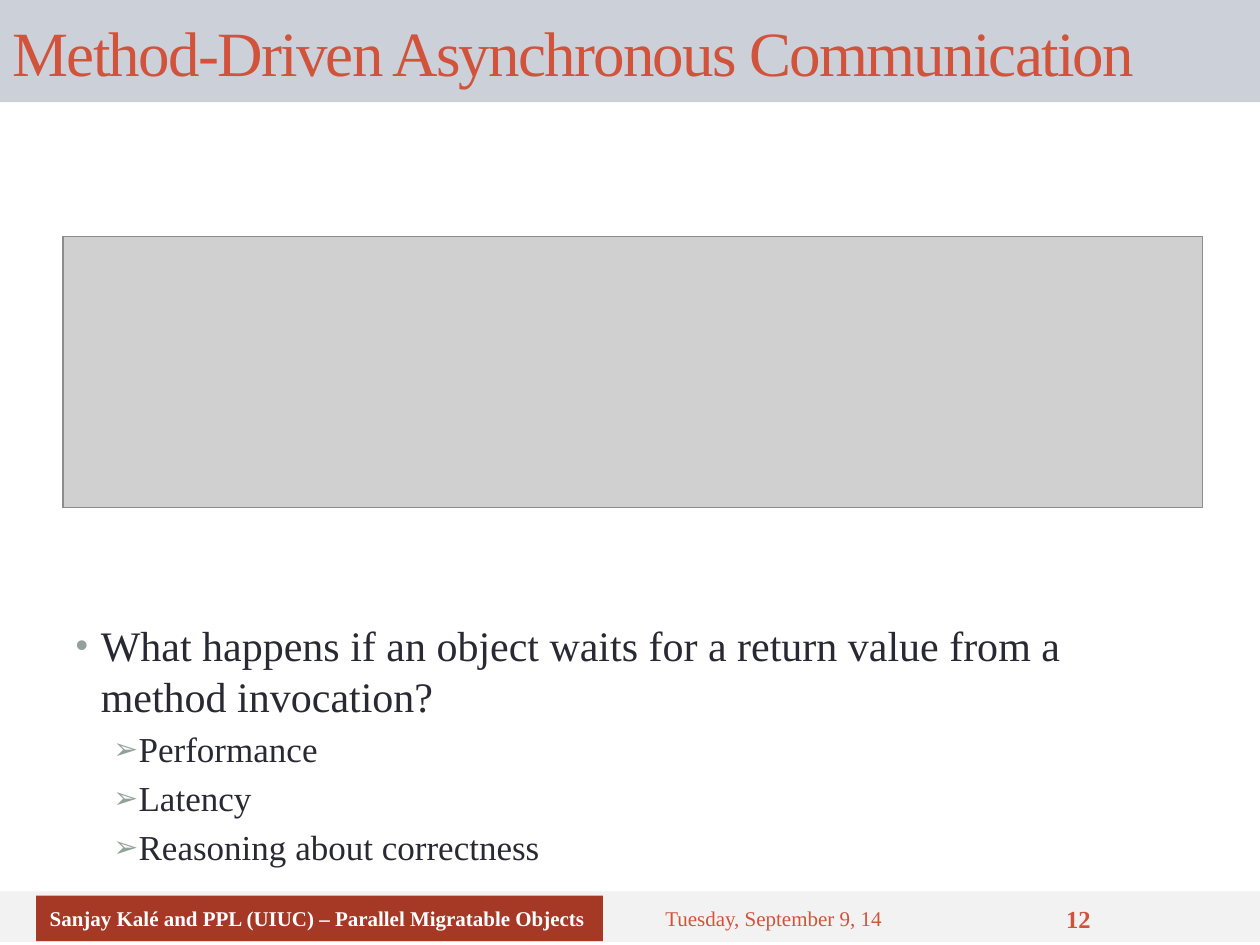
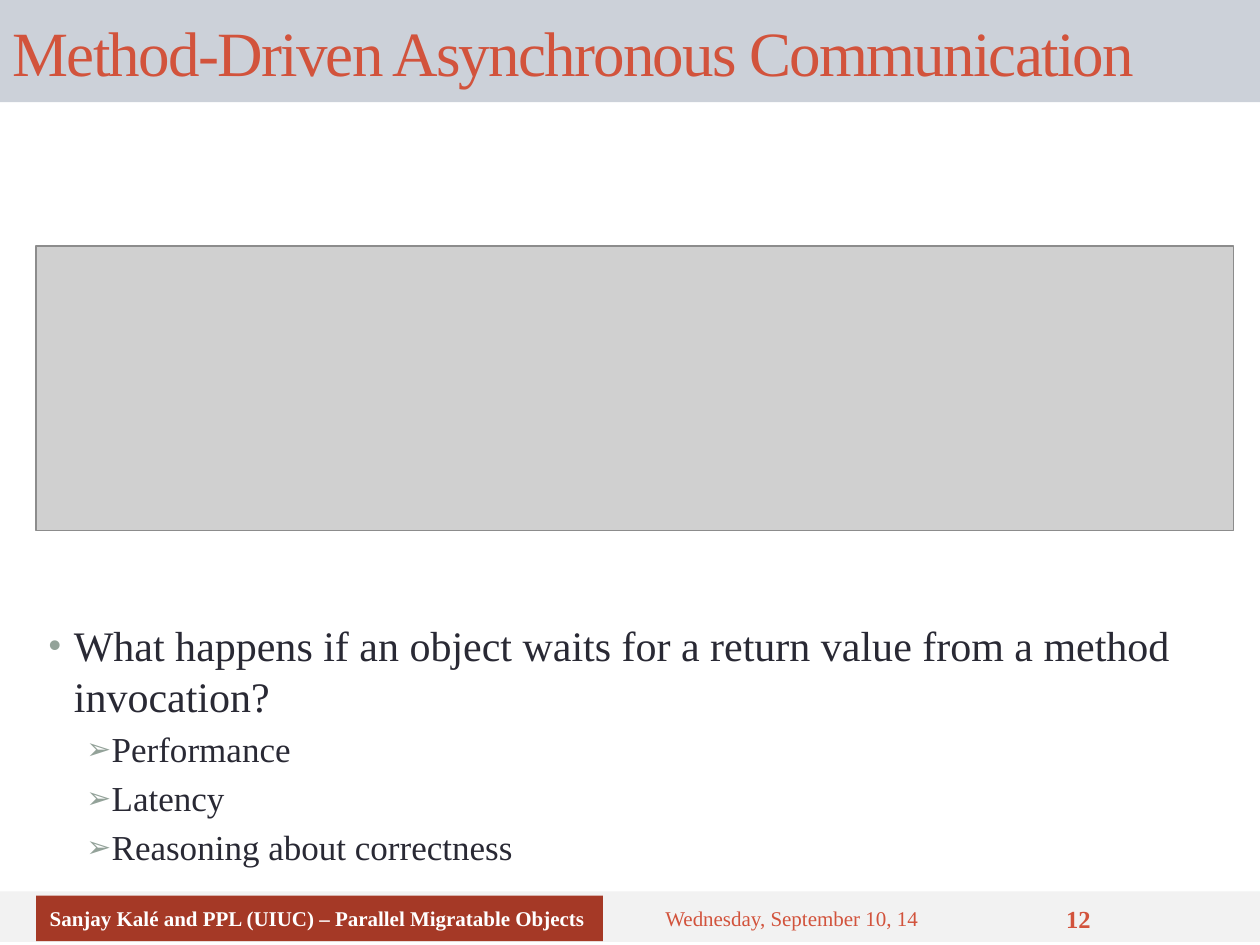
Before and after one commit to UIUC-PPL/charm_tutorial, a slide deck: slide 12 of tutorial-01-intro.pptx. Drawn at 1260x945 pixels with LibreOffice and Linux fonts; fonts in the diff are those of the drawing; grey boxes stand for pictures. Boxes give left, top, right and bottom in pixels: in the first picture for what was removed or moved away, otherwise in the second. Text is boxed around its words. In the diff, an @@ line names an element or a change of style, - is before the commit and + after.

```diff
--- a/tutorial-01-intro.pptx
+++ b/tutorial-01-intro.pptx
@@ picture: place and size @@
-picture at bbox=[63, 237, 1203, 508]
+picture at bbox=[37, 246, 1235, 530]
@@ text "What happens if an object ..." rewrapped from bbox=[101, 631, 1060, 868] to bbox=[74, 631, 1170, 868] @@
@@ text at bbox=[665, 911, 918, 931]: text changed @@
-Tuesday, September 9, 14
+Wednesday, September 10, 14
```
Also in this commit, not shown: 16 other slides changed.
